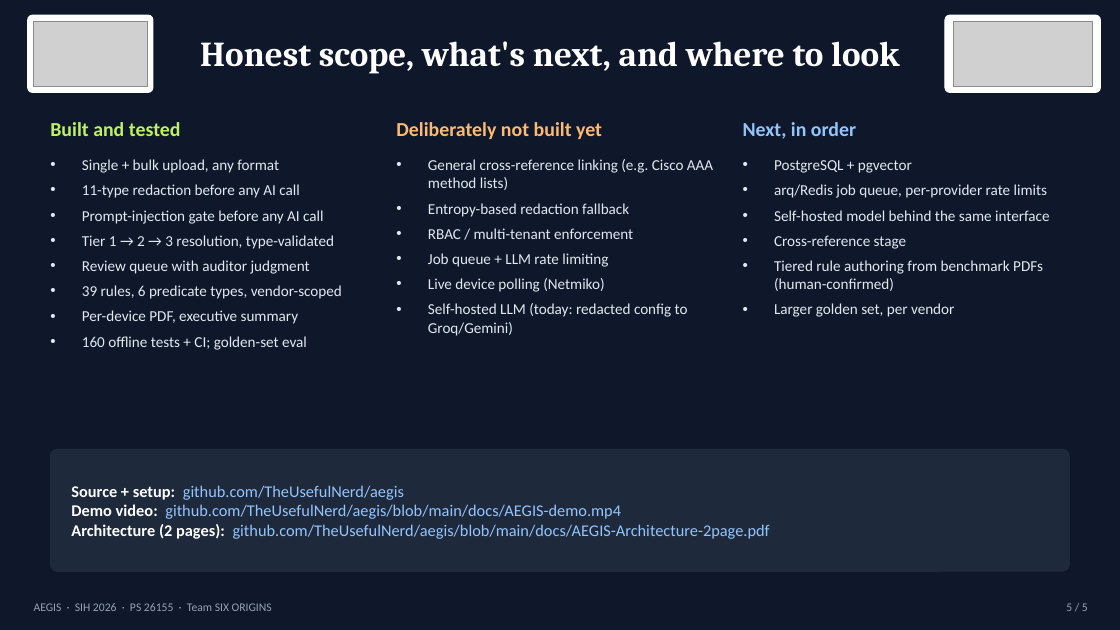
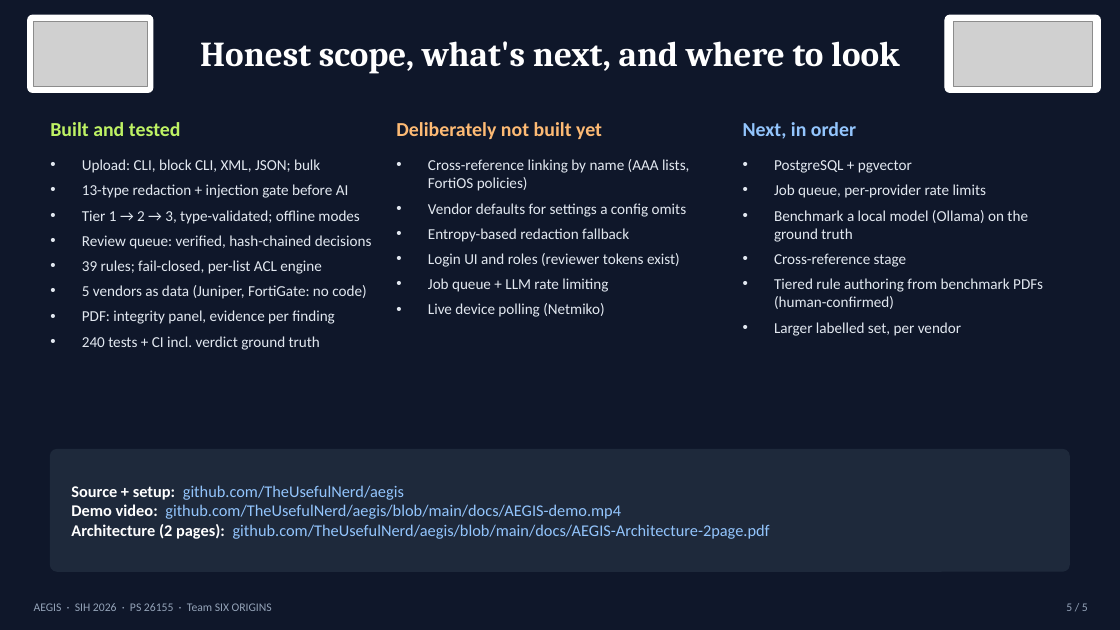
Before and after one commit to TheUsefulNerd/aegis, a slide deck: slide 5 of docs/AEGIS-Technical-Presentation.pptx. Drawn at 1120x630 pixels with LibreOffice and Linux fonts; fonts in the diff are those of the drawing; grey boxes stand for pictures. Boxes give left, top, right and bottom in pixels: in the first picture for what was removed or moved away, otherwise in the second. Text is boxed around its words. In the diff, an @@ line names an element or a change of style, - is before the commit and + after.

```diff
--- a/docs/AEGIS-Technical-Presentation.pptx
+++ b/docs/AEGIS-Technical-Presentation.pptx
@@ text at [82, 159, 372, 350]: text changed @@
-• Single + bulk upload, any format
-• 11-type redaction before any AI call
-• Prompt-injection gate before any AI call
-• Tier 1 → 2 → 3 resolution, type-validated
-• Review queue with auditor judgment
-• 39 rules, 6 predicate types, vendor-scoped
-• Per-device PDF, executive summary
-• 160 offline tests + CI; golden-set eval
+• Upload: CLI, block CLI, XML, JSON; bulk
+• 13-type redaction + injection gate before AI
+• Tier 1 → 2 → 3, type-validated; offline modes
+• Review queue: verified, hash-chained decisions
+• 39 rules; fail-closed, per-list ACL engine
+• 5 vendors as data (Juniper, FortiGate: no code)
+• PDF: integrity panel, evidence per finding
+• 240 tests + CI incl. verdict ground truth
@@ text at [428, 159, 689, 217]: text changed @@
-• General cross-reference linking (e.g. Cisco AAA method lists)
+• Cross-reference linking by name (AAA lists, FortiOS policies)
+• Vendor defaults for settings a config omits
@@ text at [774, 184, 1028, 242]: text changed @@
-• arq/Redis job queue, per-provider rate limits
-• Self-hosted model behind the same interface
+• Job queue, per-provider rate limits
+• Benchmark a local model (Ollama) on the ground truth
@@ text at [428, 253, 680, 267]: text changed @@
-• RBAC / multi-tenant enforcement
+• Login UI and roles (reviewer tokens exist)
@@ text at [428, 303, 688, 336]: paragraph removed @@
-• Self-hosted LLM (today: redacted config to Groq/Gemini)
@@ text at [774, 322, 961, 336]: text changed @@
-• Larger golden set, per vendor
+• Larger labelled set, per vendor
```
Also in this commit, not shown: 2 other slides changed, 6 other files.
